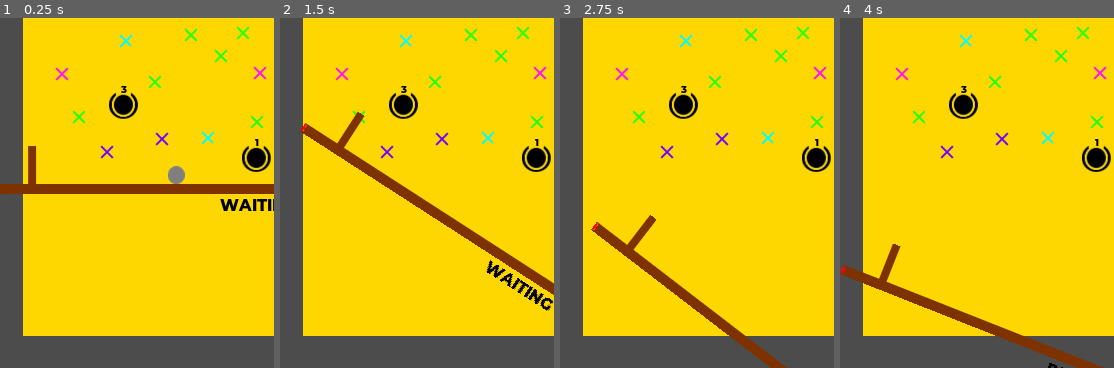
Above: before the commit, frames 1-4 (left to right).
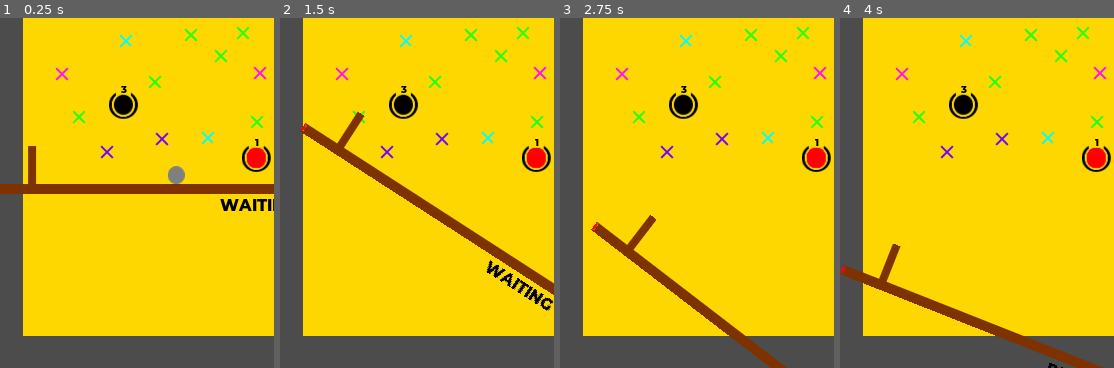
Above: after the commit, the same moments.

Repository: mdjp/IceColdBaume
Game: Godot game, scene res://src/Levels/sandbox.tscn
Same seed, same stepped clock (60 frames per second), same inputs: the game is played once before the commit and once after it.
Inputs:
- Up to frame 1 (0.25 s): no input
- Up to frame 2 (1.5 s): tap Enter at 0.5 s; hold Down (right_side_down) 0.53-1.28 s; hold S (left_side_down) from 1.28 s (still down)
- Up to frame 3 (2.75 s): release S (left_side_down) at 2.03 s; hold Down (right_side_down) from 2.03 s (still down)
- Up to frame 4 (4 s): release Down (right_side_down) at 2.78 s; hold W (left_side_up) 2.78-3.53 s; tap R (reset_game) at 3.5 s; hold S (left_side_down) from 3.53 s (still down)
The pictures show only the part of the screen within x 3-53%, y 50-100%; the shares and areas given below are measured in that part.

The runs differ from the first frame. In frame 1, 0.4% of the frame differs, in the area x 89-98%, y 36-43%; in frame 2, 0.4%; in frame 3, 0.4%; in frame 4, 0.4%.

Commit message:
feat: Target hole light
Target holes that are currently the goal are displayed with a red dot
The red dot is removed when the target changes

Diff:
--- a/Game/src/Actors/Holes/HoleTypeTarget.gd
+++ b/Game/src/Actors/Holes/HoleTypeTarget.gd
@@ -11,3 +11,12 @@
 	# Need to look at the groups to determine if it is the group of "target holes"
 	if self.is_in_group("Goal"):
 		self.is_target = is_target
+
+		_update_animation()
+
+
+func _update_animation():
+	if is_target:
+		$AnimatedSprite.play("target")
+	else:
+		$AnimatedSprite.play("idle")
--- a/Game/src/Actors/Holes/HoleTypeTarget.tscn
+++ b/Game/src/Actors/Holes/HoleTypeTarget.tscn
@@ -1,9 +1,23 @@
-[gd_scene load_steps=6 format=2]
+[gd_scene load_steps=8 format=2]
 
 [ext_resource path="res://src/Actors/Holes/HoleTypeTarget.gd" type="Script" id=1]
 [ext_resource path="res://Assets/Holes/Circle End - Highlight.png" type="Texture" id=2]
-[ext_resource path="res://Assets/Holes/Circle End - Hole.png" type="Texture" id=3]
-[ext_resource path="res://Assets/HoleFont.tres" type="DynamicFont" id=4]
+[ext_resource path="res://Assets/Holes/Circle End - Hole Active.png" type="Texture" id=3]
+[ext_resource path="res://Assets/Holes/Circle End - Hole.png" type="Texture" id=4]
+[ext_resource path="res://Assets/HoleFont.tres" type="DynamicFont" id=5]
+
+[sub_resource type="SpriteFrames" id=2]
+animations = [ {
+"frames": [ ExtResource( 3 ) ],
+"loop": false,
+"name": "target",
+"speed": 5.0
+}, {
+"frames": [ ExtResource( 4 ) ],
+"loop": false,
+"name": "idle",
+"speed": 0.0
+} ]
 
 [sub_resource type="CircleShape2D" id=1]
 radius = 9.64958
@@ -20,8 +34,9 @@
 [node name="Sprite2" type="Sprite" parent="."]
 texture = ExtResource( 2 )
 
-[node name="Sprite" type="Sprite" parent="."]
-texture = ExtResource( 3 )
+[node name="AnimatedSprite" type="AnimatedSprite" parent="."]
+frames = SubResource( 2 )
+animation = "idle"
 
 [node name="CollisionShape2D" type="CollisionShape2D" parent="."]
 position = Vector2( -0.433037, 0 )
Not shown: 1 places in Game/src/Actors/Holes/HoleTypeTarget.tscn that only renumber resources
